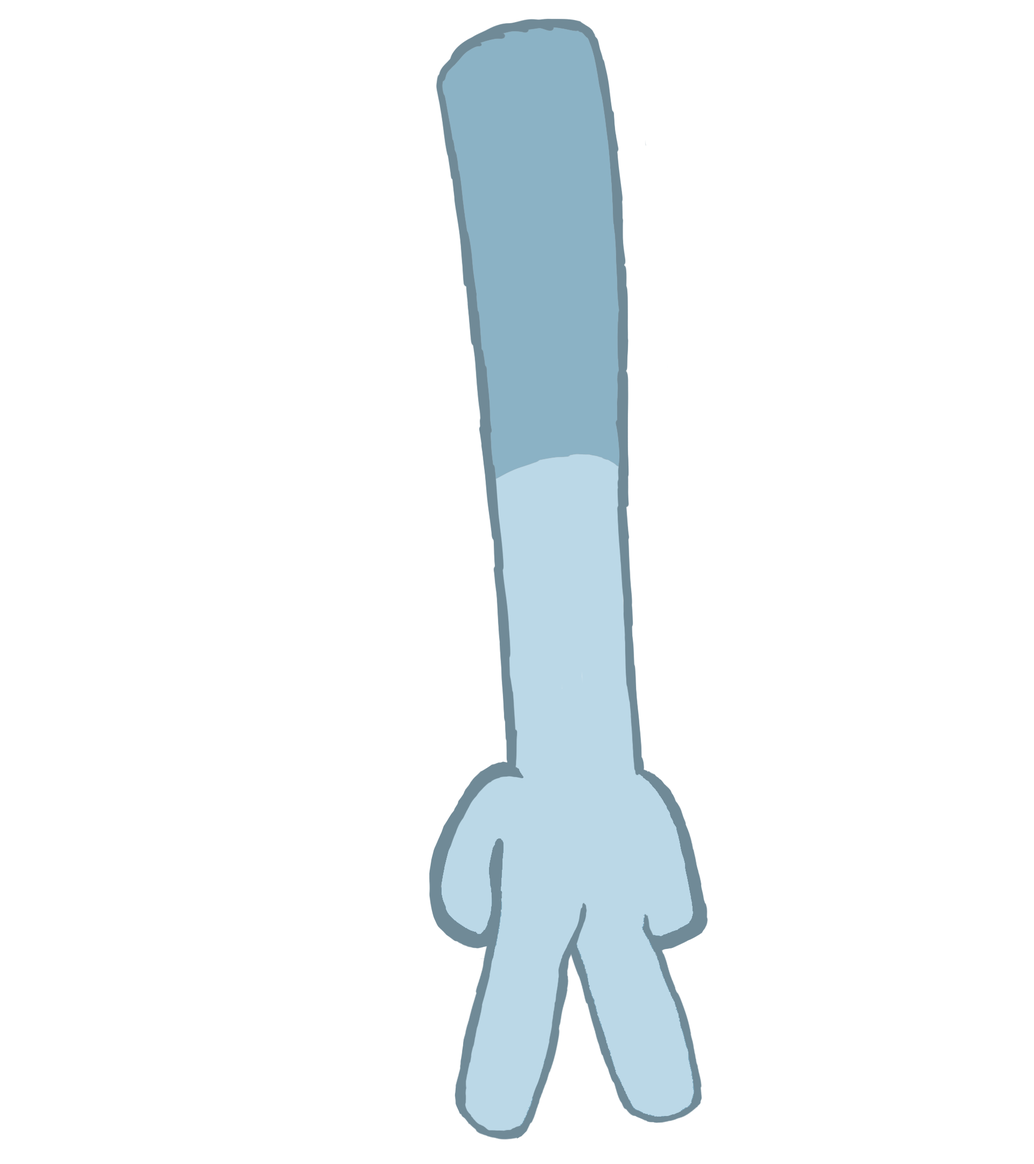
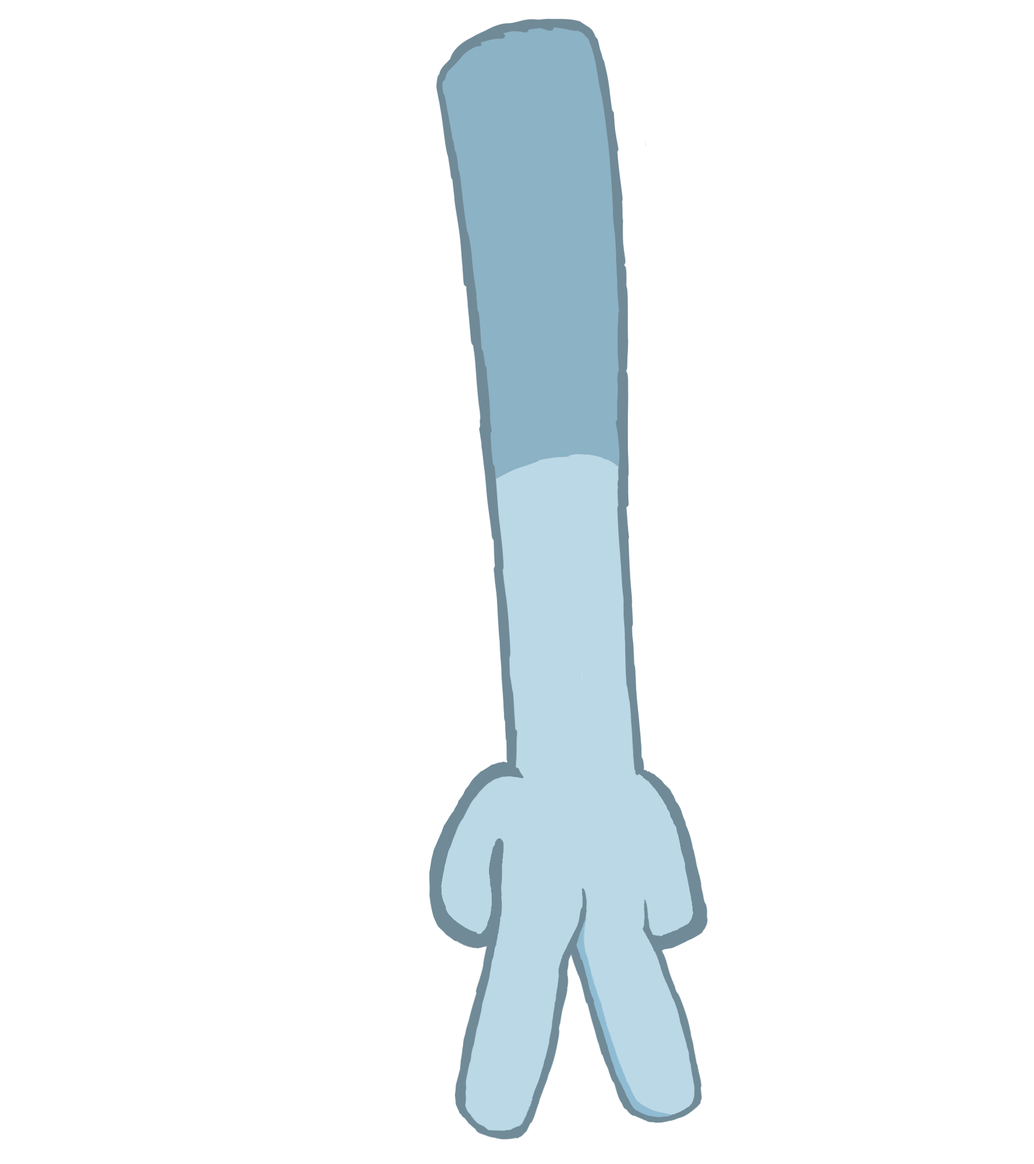
Revision of a layered 1034×1164 image; what changed, layer by layer:
painted on "dedo1" over [499, 862, 588, 924]
painted on "dedo2" over [576, 887, 695, 1118]
